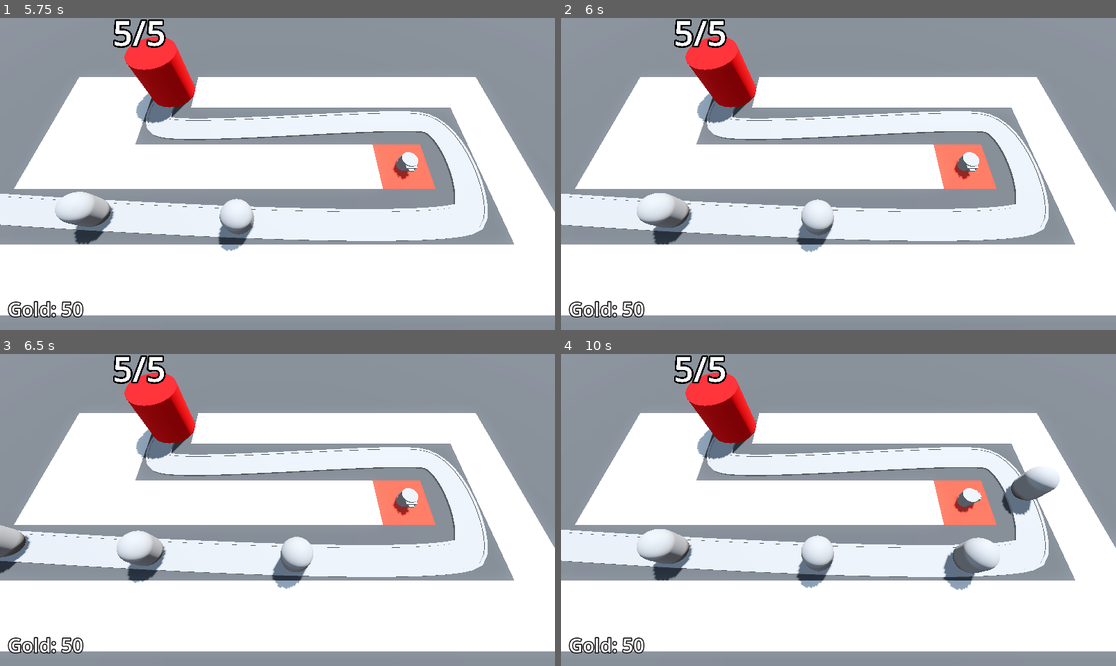
Above: before the commit, frames 1-4 (two rows, left to right).
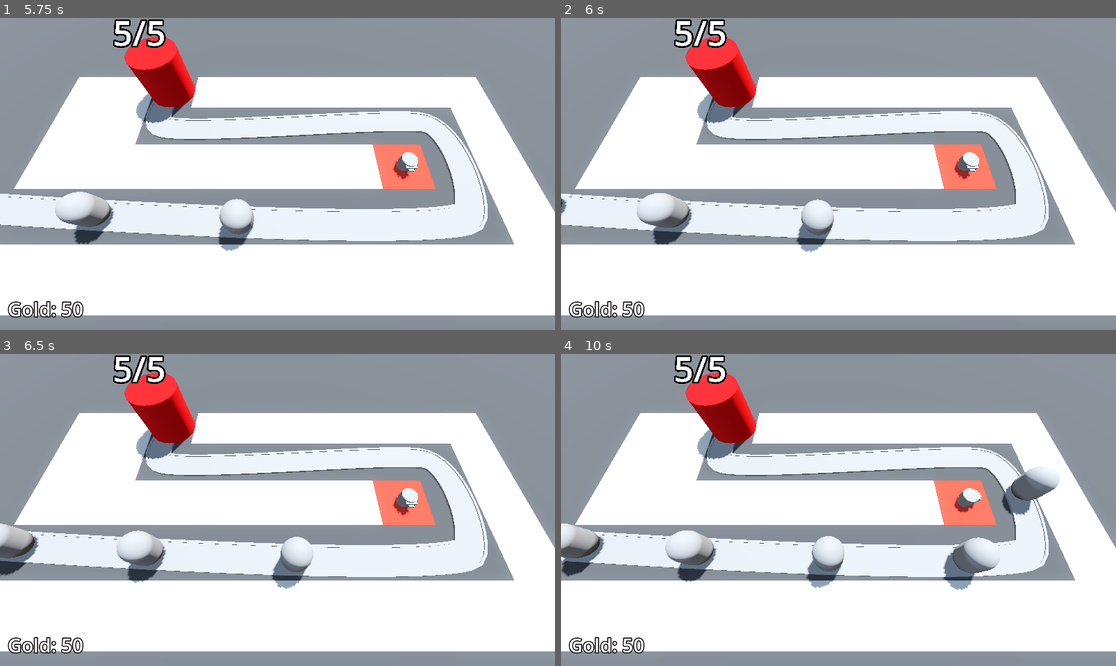
Above: after the commit, the same moments.

Repository: niamh-d/godot-3d-tower-defence
Game: Godot game, scene res://Scenes/base_level.tscn
The game is run twice, just before and just after one commit, with the same random seed, the same clock (stepped at 60 frames per second) and the same inputs.
Inputs (mouse positions are in pixels of both pictures, inside the frame that each line leads up to):
- Up to frame 1 (5.75 s): tap Enter at 0.5, 2 s; move the mouse to (399, 158) at 0.52 s; press the mouse at (399, 158) at 0.53 s; tap Space at 1.25 s; move the mouse to (166, 189) at 1.27 s; release the mouse at (166, 189) at 1.28 s; click (166, 189) at 1.35 s; move the mouse to (333, 105) at 2.02 s; press the mouse at (333, 105) at 2.03 s; move the mouse to (249, 236) at 2.77 s; release the mouse at (249, 236) at 2.78 s; click (249, 236) at 2.85 s; move the mouse to (444, 220) at 3.52 s; press the mouse at (444, 220) at 3.53 s; move the mouse to (111, 127) at 4.27 s; release the mouse at (111, 127) at 4.28 s; click (111, 127) at 4.35 s; move the mouse to (305, 174) at 5.02 s; press the mouse at (305, 174) at 5.03 s
- Up to frame 2 (6 s): move the mouse to (755, 96) at 5.77 s; release the mouse at (755, 96) at 5.78 s; click (755, 96) at 5.85 s
- Up to frame 3 (6.5 s): no input
- Up to frame 4 (10 s): move the mouse to (960, 494) at 6.52 s; press the mouse at (960, 494) at 6.53 s; move the mouse to (727, 525) at 7.27 s; release the mouse at (727, 525) at 7.28 s; click (727, 525) at 7.35 s; move the mouse to (894, 441) at 8.02 s; press the mouse at (894, 441) at 8.03 s; move the mouse to (810, 572) at 8.77 s; release the mouse at (810, 572) at 8.78 s; click (810, 572) at 8.85 s; move the mouse to (1005, 556) at 9.52 s; press the mouse at (1005, 556) at 9.53 s

Frame 1 is identical in both runs. In frame 2, less than 0.1% of the frame differs, in the area x 0-2%, y 57-64%; in frame 3, 0.5%; in frame 4, 3.0%, in the area x 0-52%, y 54-76%.

Commit message:
difficulty manager

Diff:
--- /dev/null
+++ b/Scenes/DifficultyManager/difficulty_manager.gd
@@ -0,0 +1,19 @@
+class_name DifficultyManager
+extends Node
+
+@export var game_length := 30.0
+@export var spawn_time_curve: Curve
+
+@onready var timer: Timer = $Timer
+
+func _ready() -> void:
+	timer.start(game_length)
+
+func _process(delta: float) -> void:
+	print(get_spawn_time())
+
+func game_progress_ratio() -> float:
+	return 1.0 - (timer.time_left / game_length)
+
+func get_spawn_time() -> float:
+	return spawn_time_curve.sample(game_progress_ratio())
--- /dev/null
+++ b/Scenes/DifficultyManager/difficulty_manager.tscn
@@ -0,0 +1,16 @@
+[gd_scene load_steps=3 format=3 uid="uid://diwuebnb7lnbc"]
+
+[ext_resource type="Script" path="res://Scenes/DifficultyManager/difficulty_manager.gd" id="1_b53df"]
+
+[sub_resource type="Curve" id="Curve_numdt"]
+min_value = 0.25
+max_value = 2.0
+_data = [Vector2(0, 2), 0.0, -1.75, 0, 1, Vector2(1, 0.25), -1.75, 0.0, 1, 0]
+point_count = 2
+
+[node name="DifficultyManager" type="Node"]
+script = ExtResource("1_b53df")
+spawn_time_curve = SubResource("Curve_numdt")
+
+[node name="Timer" type="Timer" parent="."]
+one_shot = true
--- a/Scenes/Turret/turret.tscn
+++ b/Scenes/Turret/turret.tscn
@@ -17,6 +17,21 @@
 [sub_resource type="BoxMesh" id="BoxMesh_h0o8h"]
 size = Vector3(0.4, 0.2, 0.5)
 
+[sub_resource type="Animation" id="Animation_ytcxj"]
+length = 0.001
+tracks/0/type = "value"
+tracks/0/imported = false
+tracks/0/enabled = true
+tracks/0/path = NodePath("TurretBase/TurretTop:position")
+tracks/0/interp = 1
+tracks/0/loop_wrap = true
+tracks/0/keys = {
+"times": PackedFloat32Array(0),
+"transitions": PackedFloat32Array(1),
+"update": 0,
+"values": [Vector3(0, 0.3, 0)]
+}
+
 [sub_resource type="Animation" id="Animation_pms44"]
 resource_name = "fire"
 length = 0.3
@@ -32,21 +47,6 @@
 "transitions": PackedFloat32Array(1, 1),
 "update": 0,
 "values": [Vector3(0, 0.3, -0.6), Vector3(0, 0.3, 0)]
-}
-
-[sub_resource type="Animation" id="Animation_ytcxj"]
-length = 0.001
-tracks/0/type = "value"
-tracks/0/imported = false
-tracks/0/enabled = true
-tracks/0/path = NodePath("TurretBase/TurretTop:position")
-tracks/0/interp = 1
-tracks/0/loop_wrap = true
-tracks/0/keys = {
-"times": PackedFloat32Array(0),
-"transitions": PackedFloat32Array(1),
-"update": 0,
-"values": [Vector3(0, 0.3, 0)]
 }
 
 [sub_resource type="AnimationLibrary" id="AnimationLibrary_cix3h"]
--- a/Scenes/base_level.tscn
+++ b/Scenes/base_level.tscn
@@ -8,6 +8,7 @@
 [ext_resource type="Script" path="res://Scenes/turret_manager.gd" id="5_otcax"]
 [ext_resource type="PackedScene" uid="uid://1ucm44u2hm55" path="res://Scenes/Turret/turret.tscn" id="6_17e4r"]
 [ext_resource type="Script" path="res://Scenes/bank.gd" id="8_7dj6r"]
+[ext_resource type="PackedScene" uid="uid://diwuebnb7lnbc" path="res://Scenes/DifficultyManager/difficulty_manager.tscn" id="9_jgu1i"]
 
 [sub_resource type="ProceduralSkyMaterial" id="ProceduralSkyMaterial_h04u7"]
 sky_horizon_color = Color(0.64625, 0.65575, 0.67075, 1)
@@ -63,10 +64,11 @@
 "cells": PackedInt32Array(65535, 65534, 0, 65531, 65534, 0, 65532, 65534, 0, 0, 65534, 0, 1, 65534, 0, 2, 65534, 0, 3,  …(306 unchanged characters)…
 }
 
-[node name="EnemyPath" type="Path3D" parent="."]
+[node name="EnemyPath" type="Path3D" parent="." node_paths=PackedStringArray("difficulty_manager")]
 curve = SubResource("Curve3D_bseye")
 script = ExtResource("3_4pwha")
 enemy_scene = ExtResource("2_3q4ae")
+difficulty_manager = NodePath("../DifficultyManager")
 
 [node name="Road" type="CSGPolygon3D" parent="EnemyPath"]
 polygon = PackedVector2Array(-1, 0, -1, 0.1, 1, 0.1, 1, 0)
@@ -138,4 +140,6 @@
 text = "000"
 label_settings = SubResource("LabelSettings_h3usv")
 
+[node name="DifficultyManager" parent="." instance=ExtResource("9_jgu1i")]
+
 [connection signal="timeout" from="EnemyPath/Timer" to="EnemyPath" method="_on_timer_timeout"]
--- a/Scenes/enemy_path.gd
+++ b/Scenes/enemy_path.gd
@@ -1,6 +1,9 @@
 extends Path3D
 
 @export var enemy_scene: PackedScene
+@export var difficulty_manager: DifficultyManager
+
+@onready var timer: Timer = $Timer
 
 func spawn_enemy() -> void:
 	var new_enemy = enemy_scene.instantiate()
@@ -8,4 +11,5 @@
 
 
 func _on_timer_timeout() -> void:
+	timer.wait_time = difficulty_manager.get_spawn_time()
 	spawn_enemy()
Not shown: 4 places in MeshLibraries/SpaceLibrary.tres that only renumber resources
Not shown: 1 places in Scenes/base_level.tscn that only renumber resources
